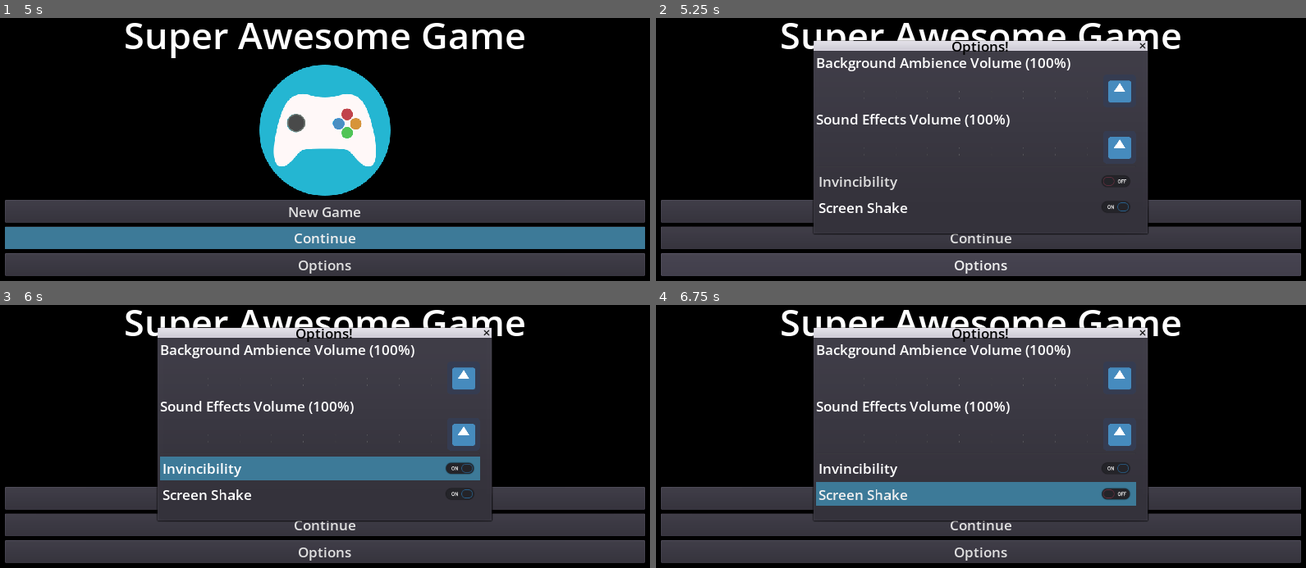
Above: before the commit, frames 1-4 (two rows, left to right).
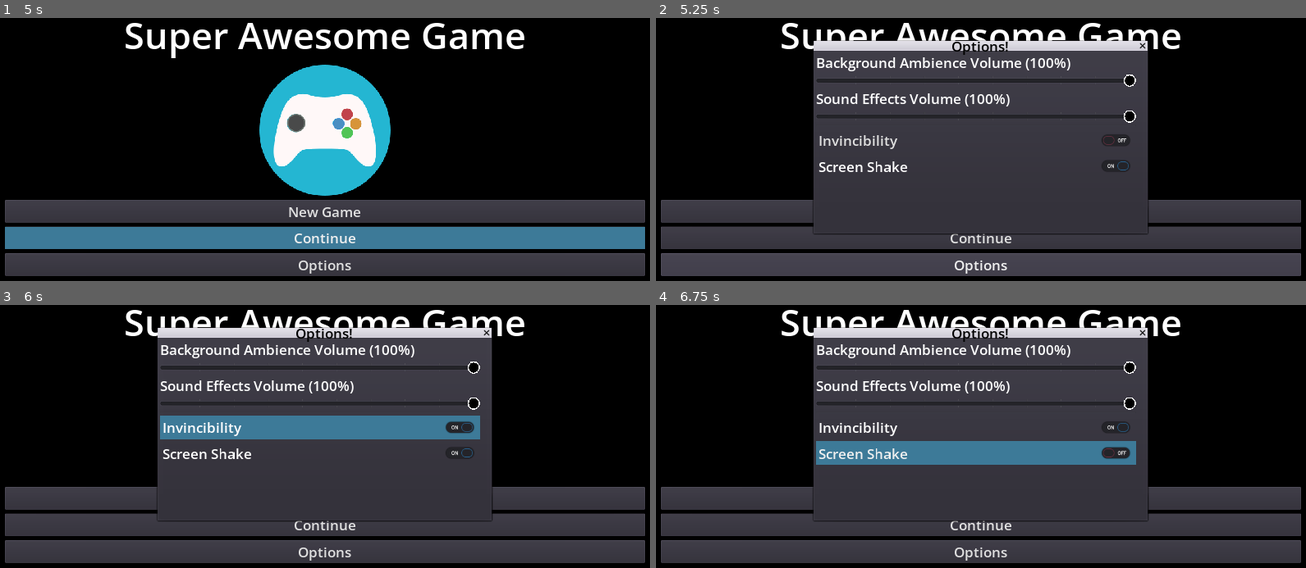
Above: after the commit, the same moments.

Repository: nightblade9/turbo
Game: Godot game, scene res://contexts/pregame/scenes/GameLoaderScene.tscn
Same seed, same stepped clock (60 frames per second), same inputs: the game is played once before the commit and once after it. The engine's default icon, where the game draws it, is replaced by a stand-in: a white triangle on a blue panel in a dark square.
Inputs:
- Up to frame 1 (5 s): click "New Game" at 0.5 s; click "New Game" at 1.25 s; click "Continue" at 2 s; click "Continue" at 2.75 s; click "New Game" at 3.5 s; click "Continue" at 4.25 s
- Up to frame 2 (5.25 s): click "Options" at 5 s
- Up to frame 3 (6 s): click "Invincibility" at 5.75 s
- Up to frame 4 (6.75 s): click "Screen Shake" at 6.5 s

Frame 1 is identical in both runs. In frame 2, 4.1% of the frame differs, in the area x 24-74%, y 21-75%; in frame 3, 12%; in frame 4, 12%, in the area x 24-74%, y 21-77%.

Commit message:
Options: HSliders, via custom images. Looks :ok_hand:

Diff:
--- a/source/contexts/options/OptionsDialog.tscn
+++ b/source/contexts/options/OptionsDialog.tscn
@@ -1,7 +1,6 @@
-[gd_scene load_steps=3 format=2]
+[gd_scene load_steps=2 format=2]
 
 [ext_resource path="res://contexts/options/OptionsDialog.gd" type="Script" id=1]
-[ext_resource path="res://icon.png" type="Texture" id=4]
 
 [node name="Options" type="CanvasLayer"]
 pause_mode = 2
@@ -37,48 +36,42 @@
 [node name="AmbienceVolumeSlider" type="HSlider" parent="WindowDialog/MarginContainer/VBoxContainer" groups=["GamepadSelectable"]]
 margin_top = 43.0
 margin_right = 624.0
-margin_bottom = 107.0
-custom_icons/grabber_disabled = ExtResource( 4 )
-custom_icons/grabber_highlight = ExtResource( 4 )
-custom_icons/grabber = ExtResource( 4 )
+margin_bottom = 59.0
 max_value = 1.0
 step = 0.1
 value = 1.0
 tick_count = 10
 
 [node name="SfxVolume" type="Label" parent="WindowDialog/MarginContainer/VBoxContainer"]
-margin_top = 111.0
+margin_top = 63.0
 margin_right = 624.0
-margin_bottom = 150.0
+margin_bottom = 102.0
 text = "Sound Effects Volume"
 
 [node name="SoundEffectsVolumeSlider" type="HSlider" parent="WindowDialog/MarginContainer/VBoxContainer" groups=["GamepadSelectable"]]
-margin_top = 154.0
+margin_top = 106.0
 margin_right = 624.0
-margin_bottom = 218.0
-custom_icons/grabber_disabled = ExtResource( 4 )
-custom_icons/grabber_highlight = ExtResource( 4 )
-custom_icons/grabber = ExtResource( 4 )
+margin_bottom = 122.0
 max_value = 1.0
 step = 0.1
 value = 1.0
 tick_count = 10
 
 [node name="HSeparator" type="HSeparator" parent="WindowDialog/MarginContainer/VBoxContainer"]
-margin_top = 222.0
+margin_top = 126.0
 margin_right = 624.0
-margin_bottom = 226.0
+margin_bottom = 130.0
 
 [node name="InvincibilityCheck" type="CheckButton" parent="WindowDialog/MarginContainer/VBoxContainer" groups=["GamepadSelectable"]]
-margin_top = 230.0
+margin_top = 134.0
 margin_right = 624.0
-margin_bottom = 277.0
+margin_bottom = 181.0
 text = "Invincibility"
 
 [node name="ScreenShakeCheck" type="CheckButton" parent="WindowDialog/MarginContainer/VBoxContainer" groups=["GamepadSelectable"]]
-margin_top = 281.0
+margin_top = 185.0
 margin_right = 624.0
-margin_bottom = 328.0
+margin_bottom = 232.0
 pressed = true
 text = "Screen Shake"
 
--- a/source/theme/GlobalTheme.tres
+++ b/source/theme/GlobalTheme.tres
@@ -1,4 +1,8 @@
-[gd_resource type="Theme" load_steps=2 format=2]
+[gd_resource type="Theme" load_steps=5 format=2]
+
+[ext_resource path="res://assets/images/ui/hslider-grabber.png" type="Texture" id=1]
+[ext_resource path="res://assets/images/ui/hslider-grabber-selected.png" type="Texture" id=2]
+[ext_resource path="res://assets/images/ui/hslider-grabber-disabled.png" type="Texture" id=3]
 
 [sub_resource type="StyleBoxFlat" id=1]
 bg_color = Color( 0.24, 0.48, 0.6, 1 )
@@ -6,4 +10,6 @@
 [resource]
 Button/styles/focus = SubResource( 1 )
 CheckButton/styles/focus = SubResource( 1 )
-HSlider/styles/slider = SubResource( 1 )
+HSlider/icons/grabber = ExtResource( 1 )
+HSlider/icons/grabber_disabled = ExtResource( 3 )
+HSlider/icons/grabber_highlight = ExtResource( 2 )
Binary file added: source/assets/images/ui/hslider-grabber-disabled.png
Not shown, added: source/assets/images/ui/hslider-grabber-disabled.png.import
Binary file added: source/assets/images/ui/hslider-grabber-selected.png
Not shown, added: source/assets/images/ui/hslider-grabber-selected.png.import
Binary file added: source/assets/images/ui/hslider-grabber.png
Not shown, added: source/assets/images/ui/hslider-grabber.png.import
